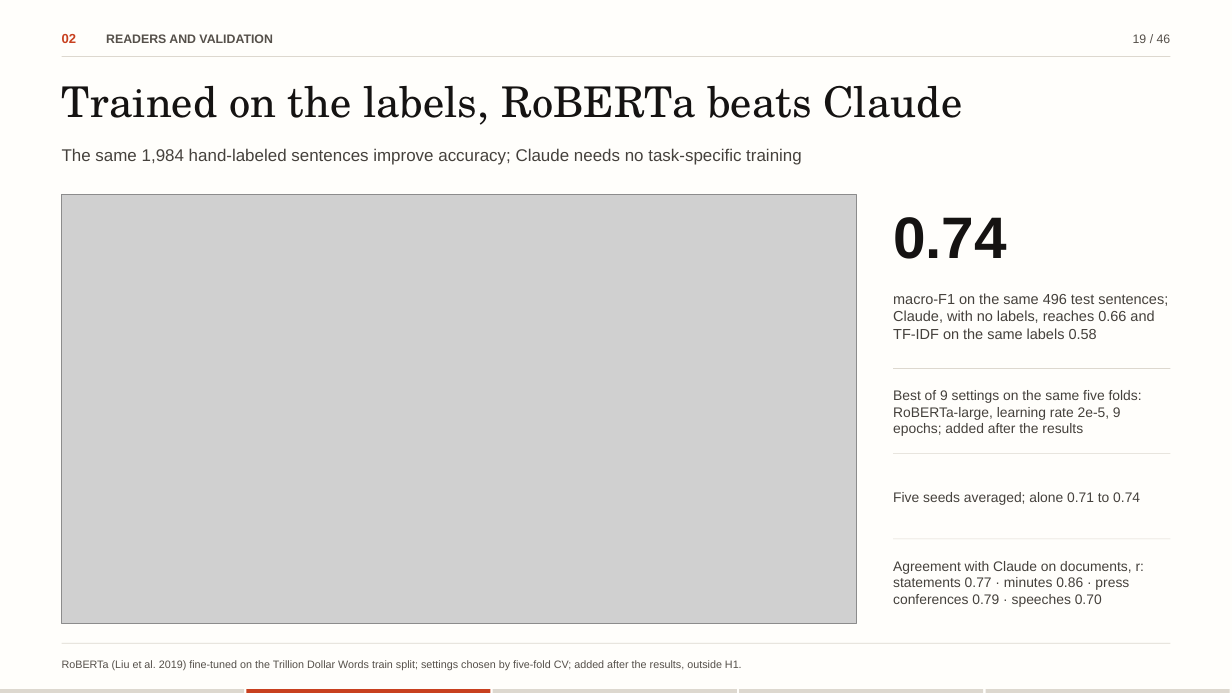
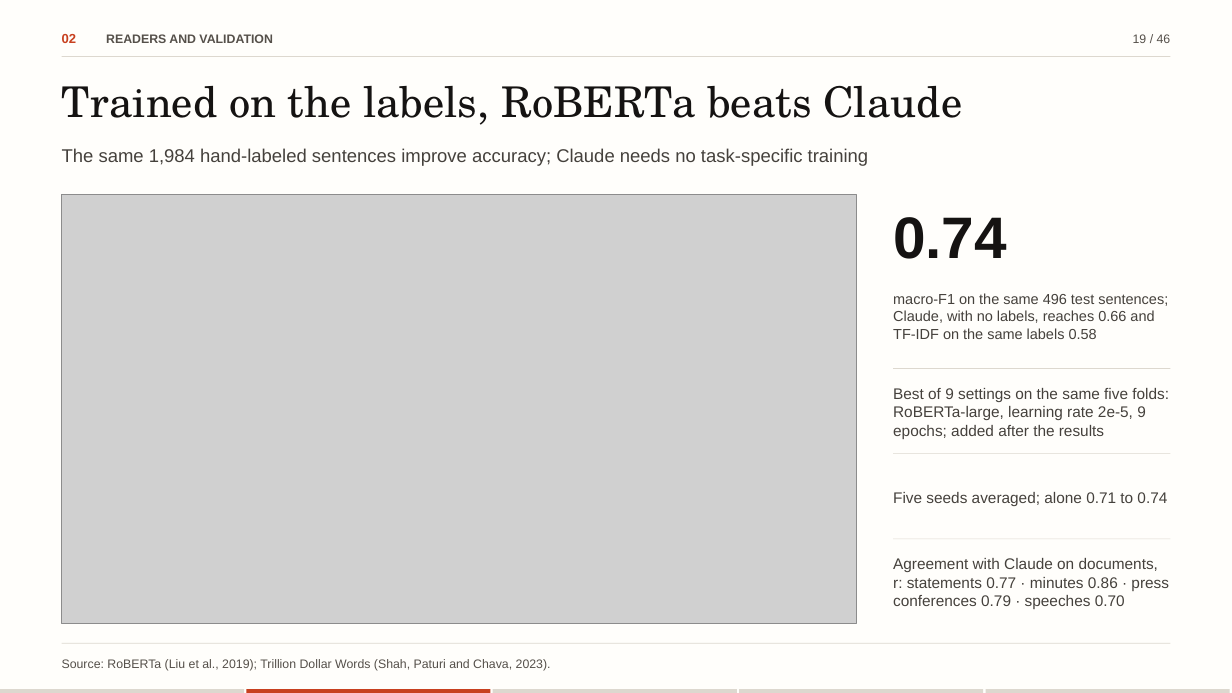
Before and after one commit to flukier1016/fomc-tone-lab, a slide deck: slide 19 of docs/slides/FOMC-Tone-Lab-editable.pptx. Drawn at 1232x693 pixels with LibreOffice and Linux fonts; fonts in the diff are those of the drawing; grey boxes stand for pictures. Boxes give left, top, right and bottom in pixels: in the first picture for what was removed or moved away, otherwise in the second. Text is boxed around its words. In the diff, an @@ line names an element or a change of style, - is before the commit and + after.

Commit message:
Sync with revision 3430cea
The deck now names the public repository on its first and last slides, keeps one-line source footers and a list-style contents page; the write-up is set in the course homework style with references at the end; SUBMISSION.md is a short guide for graders.

```diff
--- a/docs/slides/FOMC-Tone-Lab-editable.pptx
+++ b/docs/slides/FOMC-Tone-Lab-editable.pptx
@@ text "The same 1,984 hand-labeled sentences ..." at <box>62,148,869,166</box>: size 13.2 to 14.4 pt @@
@@ size 10.8 to 12 pt in 3 elements at <box>893,388,1169,439</box>, <box>893,492,1167,506</box>, <box>893,558,1169,609</box> @@
@@ text at <box>62,659,551,671</box>: text changed; size 8.4 to 9.6 pt @@
-RoBERTa (Liu et al. 2019) fine-tuned on the Trillion Dollar Words train split; settings chosen by five-fold CV; added after the results, outside H1.
+Source: RoBERTa (Liu et al., 2019); Trillion Dollar Words (Shah, Paturi and Chava, 2023).
```
Also in this commit, not shown: 45 other slides changed, 20 other files.
